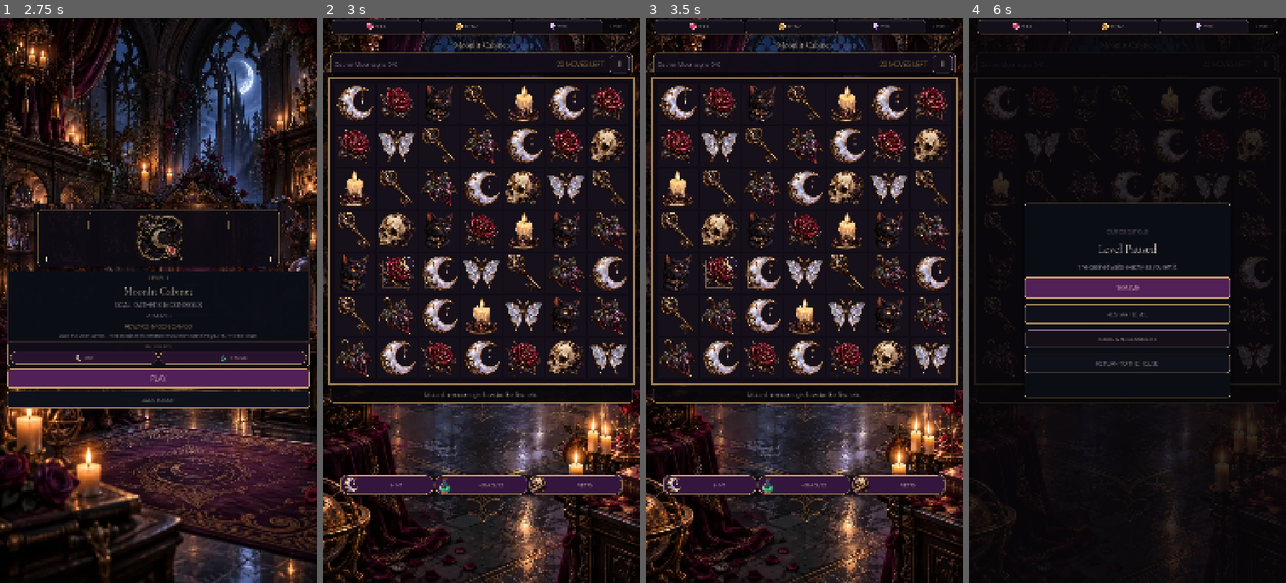
Above: before the commit, frames 1-4 (left to right).
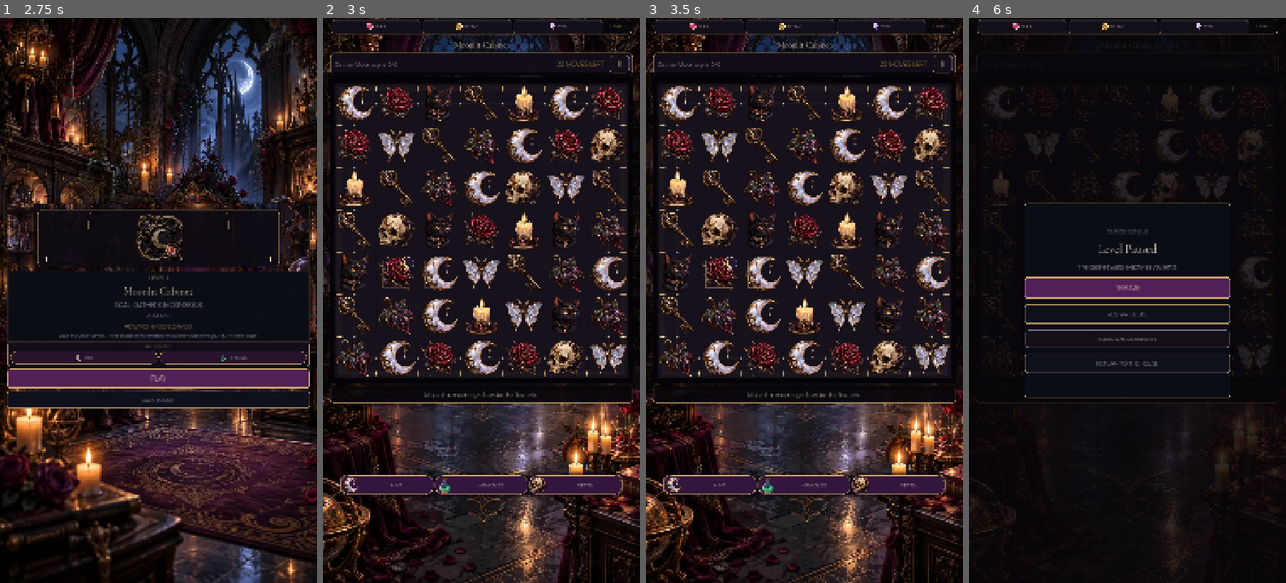
Above: after the commit, the same moments.

Repository: Jay-prodesign/akilta-match3
Game: Godot game, scene res://src/app/app_bootstrap.tscn
The game is run twice, just before and just after one commit, with the same random seed, the same clock (stepped at 60 frames per second) and the same inputs.
Inputs:
- Up to frame 1 (2.75 s): click "ENTER THE HOUSE" at 0.5 s; click "ENTER CURIO BOUTIQUE" at 1.25 s; click "1" at 2 s
- Up to frame 2 (3 s): click "PLAY" at 2.75 s
- Up to frame 3 (3.5 s): no input
- Up to frame 4 (6 s): click "RETRY" at 3.5 s; click "RETRY" at 4.25 s; click "RETRY" at 5 s; click "Ⅱ" at 5.75 s

Frame 1 is identical in both runs. In frame 2, 1.6% of the frame differs, in the area x 1-99%, y 10-65%; in frame 3, 1.6%; in frame 4, 0.4%.

Commit message:
Gameplay: deliver owned board frame as stable PNG

Diff:
--- a/src/match3/presentation/board_view.gd
+++ b/src/match3/presentation/board_view.gd
@@ -6,7 +6,7 @@
 
 const PieceVisuals = preload("res://src/match3/presentation/piece_visuals.gd")
 const PieceAssetLoader = preload("res://src/match3/presentation/piece_asset_loader.gd")
-const BOARD_FRAME_PATH := "res://assets/board/gbl_board_ritual_frame_9s_base_v01.webp"
+const BOARD_FRAME_PATH := "res://assets/board/gbl_board_ritual_frame_9s_base_v01.png"
 const SPECIAL_ASSET_PATHS := {
 	"line_h": "res://assets/specials/gbl_special_line_h_idle_v01.webp",
 	"line_v": "res://assets/specials/gbl_special_line_v_idle_v01.webp",
Binary file added: assets/board/gbl_board_ritual_frame_9s_base_v01.png
